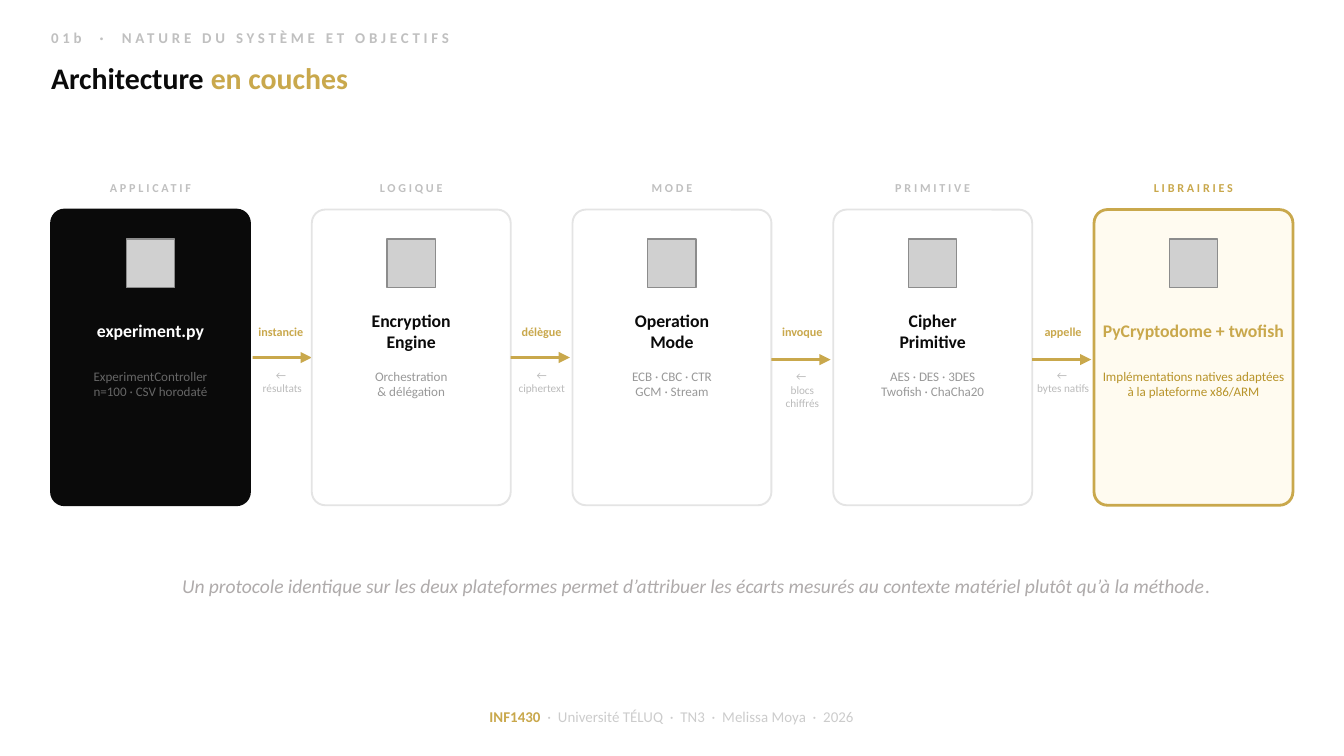
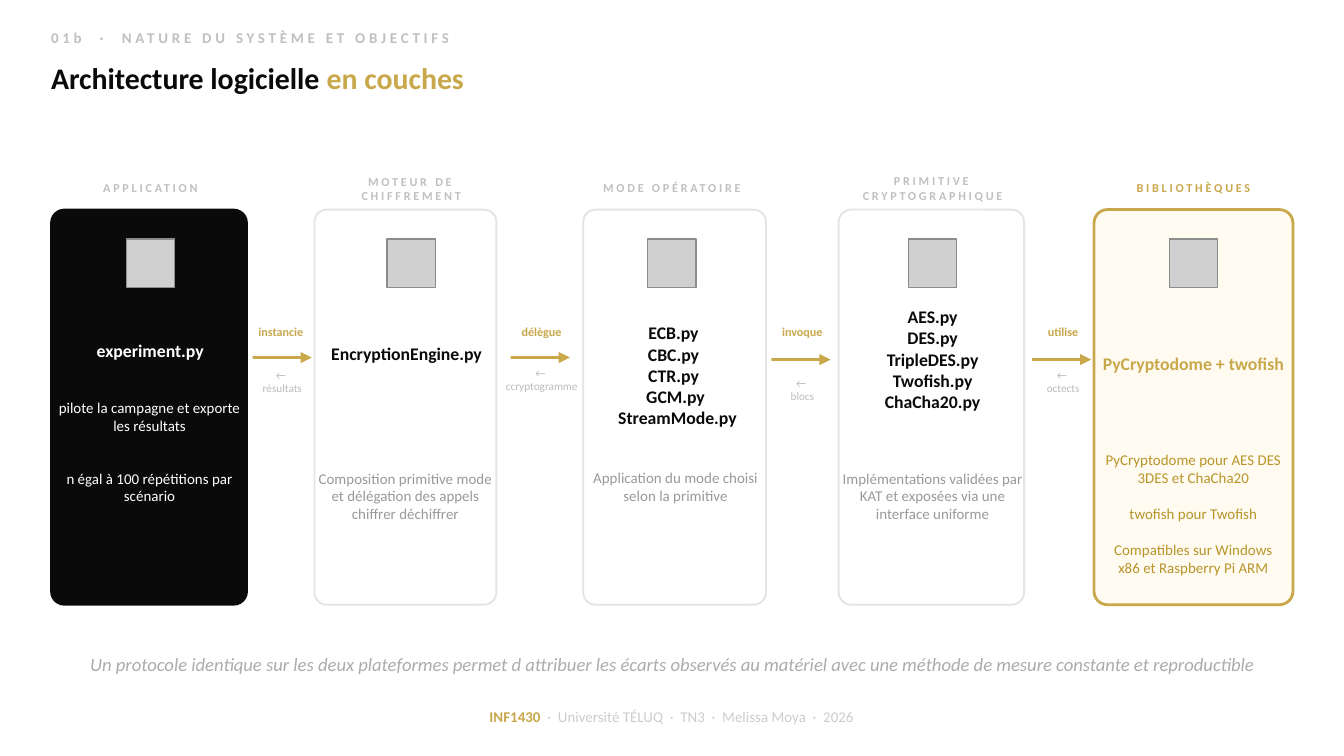
Before and after one commit to moyamelissa/INF1430-Comparaison-Chiffrement-Symetrique, a slide deck: slide 5 of docs/02-deliverables/INF1430_TN3_Melissa_Moya.pptx. Drawn at 1344x756 pixels with LibreOffice and Linux fonts; fonts in the diff are those of the drawing; grey boxes stand for pictures. Boxes give left, top, right and bottom in pixels: in the first picture for what was removed or moved away, otherwise in the second. Text is boxed around its words. In the diff, an @@ line names an element or a change of style, - is before the commit and + after.

```diff
--- a/docs/02-deliverables/INF1430_TN3_Melissa_Moya.pptx
+++ b/docs/02-deliverables/INF1430_TN3_Melissa_Moya.pptx
@@ text at (51,68,464,94): text changed @@
-Architecture en couches
+Architecture logicielle en couches
@@ text at (51,175,250,202): text changed @@
-APPLICATIF
+APPLICATION
@@ text at (362,178,461,200): text changed @@
-LOGIQUE
+MOTEUR DE CHIFFREMENT
@@ text at (863,177,1003,201): text changed @@
-PRIMITIVE
+PRIMITIVE CRYPTOGRAPHIQUE
@@ text at (652,184,693,192): text changed @@
-MODE
+MODE OPÉRATOIRE
@@ text at (1137,182,1251,194): text changed @@
-LIBRAIRIES
+BIBLIOTHÈQUES
@@ rounded rectangle: place and size @@
-rounded rectangle at (51,210,250,505)
+rounded rectangle at (51,210,247,605)
@@ rounded rectangle: place and size @@
-rounded rectangle at (312,210,511,505)
+rounded rectangle at (314,210,496,605)
@@ rounded rectangle: place and size @@
-rounded rectangle at (573,210,771,505)
+rounded rectangle at (583,210,766,605)
@@ rounded rectangle: place and size @@
-rounded rectangle at (833,210,1032,505)
+rounded rectangle at (839,210,1024,605)
@@ rounded rectangle: place and size @@
-rounded rectangle at (1094,210,1293,505)
+rounded rectangle at (1094,210,1293,605)
@@ text "experiment.py": place and size @@
-text "experiment.py" at (97,324,204,340)
+text "experiment.py" at (97,344,204,360)
@@ text "ECB.py" at (618,327,736,427): vertical alignment top to middle @@
@@ text at (618,327,736,427): text changed; size 7 to 9.5 pt; text colour #999999 to #0A0A0A; bold on @@
-ECB · CBC · CTR
-GCM · Stream
+ECB.py
+CBC.py
+CTR.py
+GCM.py
+StreamMode.py
@@ text removed at (635,314,709,348) @@
-Operation
-Mode
@@ text at (885,311,981,411): text changed @@
-Cipher
-Primitive
+AES.py
+DES.py
+TripleDES.py
+Twofish.py
+ChaCha20.py
@@ text at (1048,327,1078,336): text changed @@
-appelle
+utilise
@@ text at (331,347,482,363): text changed @@
-Encryption
-Engine
+EncryptionEngine.py
@@ text "PyCryptodome + twofish": place and size @@
-text "PyCryptodome + twofish" at (1103,324,1284,340)
+text "PyCryptodome + twofish" at (1103,357,1284,373)
@@ text at (506,383,578,392): text changed @@
-← ciphertext
+←
+ccryptogramme
@@ text removed at (881,372,984,396) @@
-AES · DES · 3DES
-Twofish · ChaCha20
@@ text at (1047,386,1080,392): text changed @@
-bytes natifs
+octects
@@ text added at (59,402,240,431), 8 pt, text #FFFFFF @@
+pilote la campagne et exporte les résultats
@@ text at (791,393,814,400): text changed @@
-blocs chiffrés
+blocs
@@ text at (67,473,232,501): text changed; size 7 to 8 pt; text colour #666666 to #FFFFFF @@
-ExperimentController
-n=100 · CSV horodaté
+n égal à 100 répétitions par scénario
@@ text at (319,474,492,519): text changed; size 7 to 8 pt @@
-Orchestration
-& délégation
+Composition primitive mode et délégation des appels chiffrer déchiffrer
@@ text added at (593,473,758,503), 8 pt, text #999999 @@
+Application du mode choisi selon la primitive
@@ text added at (843,474,1022,519), 8 pt, text #999999 @@
+Implémentations validées par KAT et exposées via une interface uniforme
@@ text at (1106,454,1281,576): text changed; size 7 to 8 pt @@
-Implémentations natives adaptées à la plateforme x86/ARM
+PyCryptodome pour AES DES 3DES et ChaCha20
+twofish pour Twofish
+Compatibles sur Windows x86 et Raspberry Pi ARM
@@ text at (90,658,1254,674): text changed; size 10.5 to 10 pt @@
-Un protocole identique sur les deux plateformes permet d’attribuer les écarts mesurés au contexte matériel plutôt qu’à la méthode.
+Un protocole identique sur les deux plateformes permet d attribuer les écarts observés au matériel avec une méthode de mesure constante et reproductible
```
Also in this commit, not shown: 13 other slides changed, 15 slides added, 8 slides removed, 13 other files.
